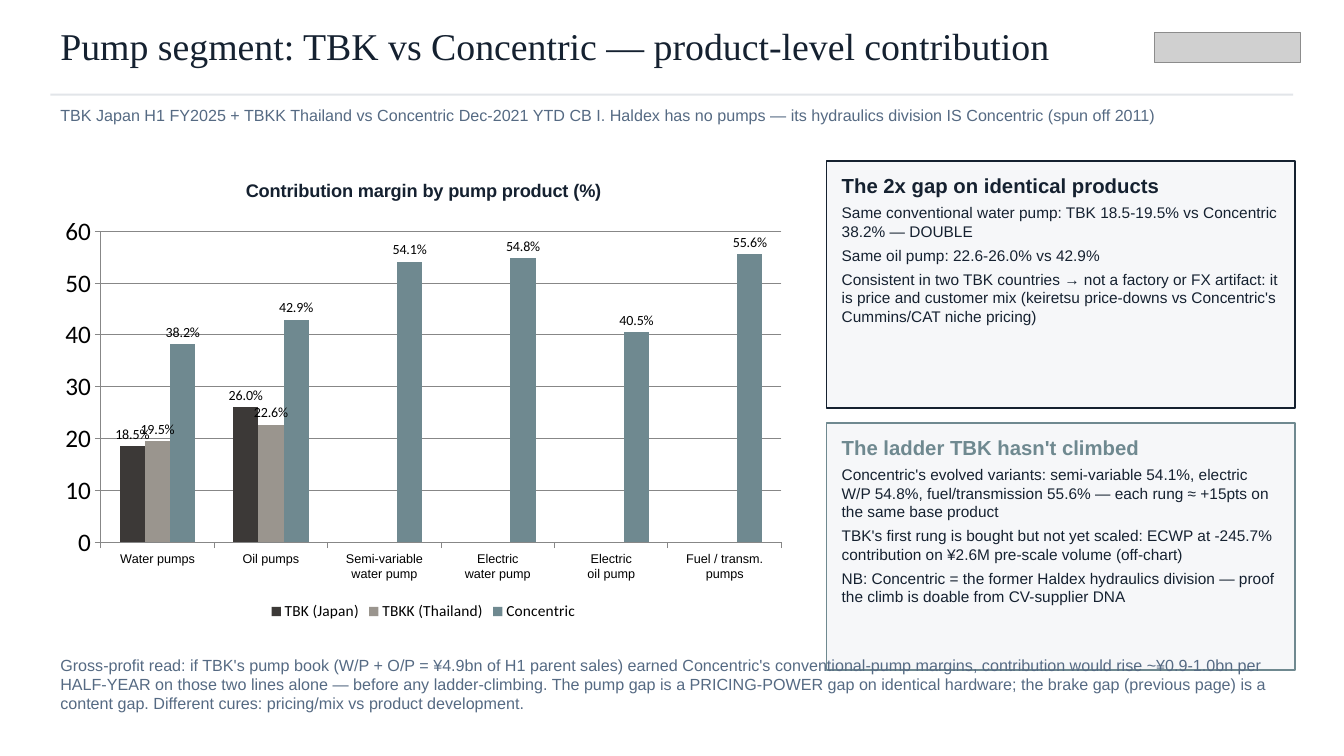
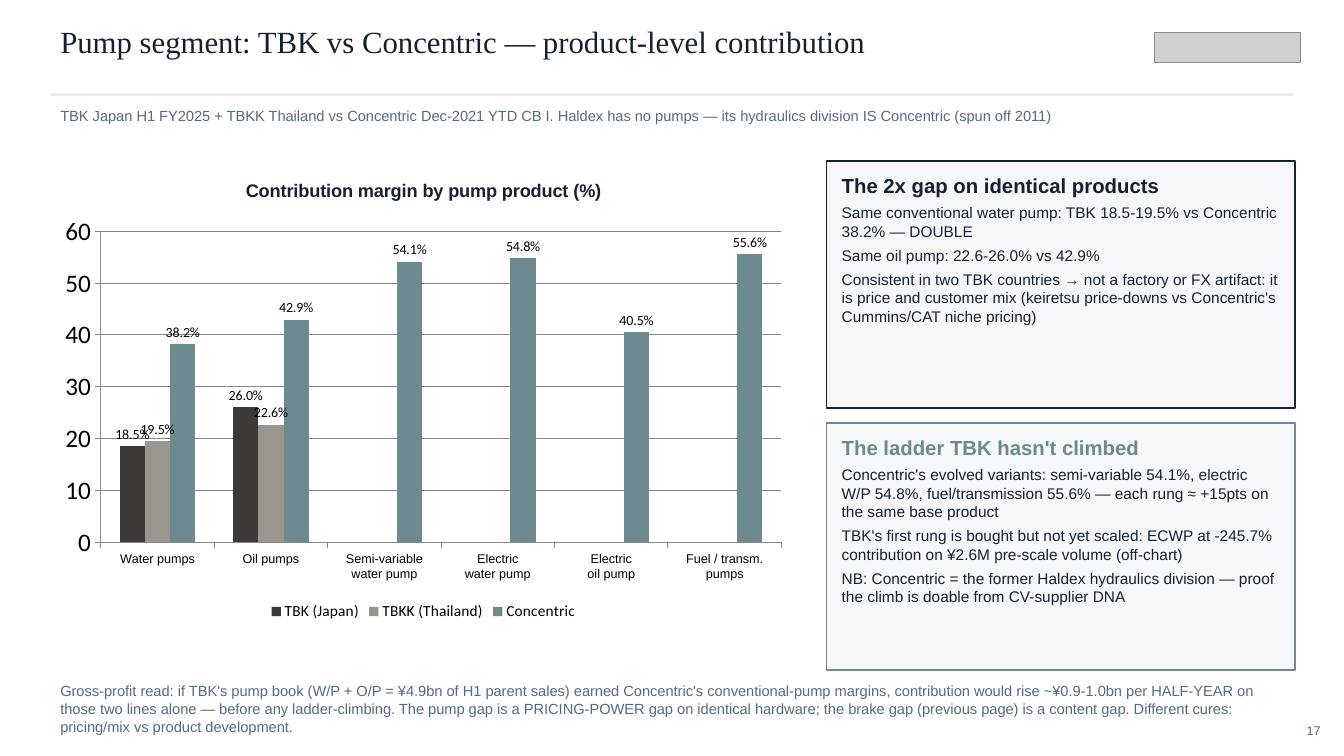
Before and after one commit to charette-lab/Claude, a slide deck: slide 17 of TBK_rd_gap_slides.pptx (slide 16 before the commit). Drawn at 1344x756 pixels with LibreOffice and Linux fonts; fonts in the diff are those of the drawing; grey boxes stand for pictures. Boxes give left, top, right and bottom in pixels: in the first picture for what was removed or moved away, otherwise in the second. Text is boxed around its words. In the diff, an @@ line names an element or a change of style, - is before the commit and + after.

```diff
--- a/TBK_rd_gap_slides.pptx
+++ b/TBK_rd_gap_slides.pptx
@@ text "Pump segment: TBK vs Concentric ..." at (60, 31, 865, 59): size 27 to 22 pt @@
@@ text "TBK Japan H1 FY2025 + ..." at (60, 110, 1051, 124): size 11.5 to 10.5 pt @@
@@ text "Gross-profit read: if TBK's pump ..." at (60, 685, 1253, 735): size 11.5 to 10.5 pt @@
@@ text "Gross-profit read: if TBK's pump ...": place and size @@
-text "Gross-profit read: if TBK's pump ..." at (60, 658, 1266, 713)
+text "Gross-profit read: if TBK's pump ..." at (60, 685, 1253, 735)
@@ text added at (1307, 726, 1321, 735), 9 pt, text #556A83 @@
+17
```
Also in this commit, not shown: 25 other slides changed, 1 slide added, 1 other file.
